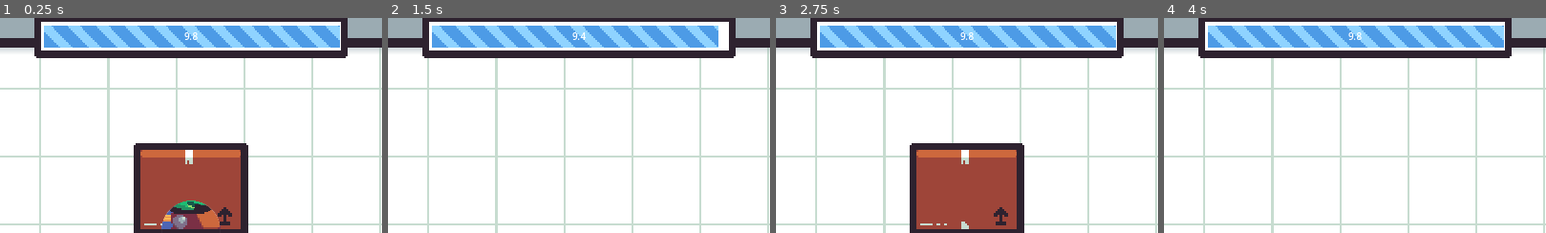
Above: before the commit, frames 1-4 (left to right).
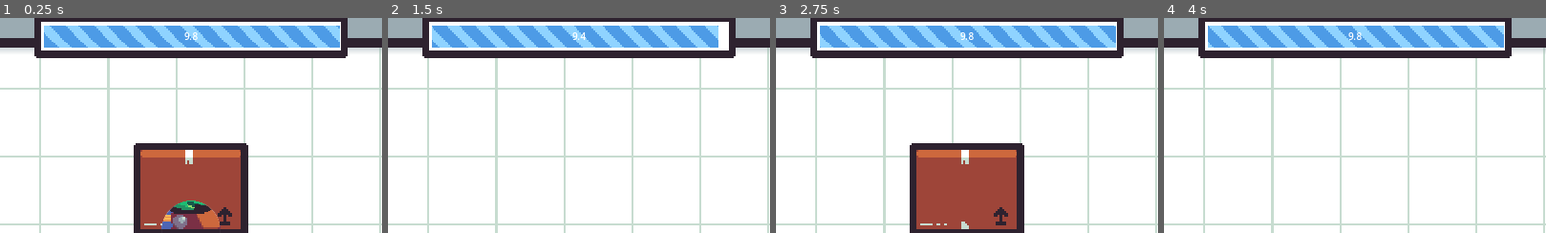
Above: after the commit, the same moments.

Repository: FixelDev/inside-out-inc
Game: Godot game, scene res://scenes/game/game.tscn
Two runs of this game, one before a commit and one after it. Both use one fixed random seed, a clock stepped at 60 frames per second and the inputs below.
Inputs (mouse positions are % of the whole screen's width and height, from its top left):
- Up to frame 1 (0.25 s): no input
- Up to frame 2 (1.5 s): click "ACCEPT" at 0.5 s; tap Enter at 1.25 s; move the mouse to (72, 45) at 1.27 s
- Up to frame 3 (2.75 s): move the mouse to (30, 55) at 2.02 s
- Up to frame 4 (4 s): click "ACCEPT" at 2.75 s; tap Space at 3.5 s; move the mouse to (60, 28) at 3.52 s
The pictures show only the part of the screen within x 25-75%, y 1-51%; the shares and areas given below are measured in that part.

The runs differ from the first frame. In frame 1, 0.7% of the frame differs, in the area x 11-89%, y 3-14%; in frame 2, 4.6%; in frame 3, 6.9%; in frame 4, 3.1%.

Commit message:
Added scrolling background

Diff:
--- a/scenes/galactic_bulletin/galactic_bulletin.tscn
+++ b/scenes/galactic_bulletin/galactic_bulletin.tscn
@@ -1,10 +1,18 @@
-[gd_scene load_steps=4 format=3 uid="uid://ddbur8nrk7v2v"]
+[gd_scene load_steps=7 format=3 uid="uid://ddbur8nrk7v2v"]
 
 [ext_resource type="Script" path="res://scenes/galactic_bulletin/galactic_bulletin.gd" id="1_scx40"]
 [ext_resource type="Script" path="res://scenes/galactic_bulletin/galactic_bulletin_panel.gd" id="2_4qvp5"]
+[ext_resource type="PackedScene" uid="uid://cxkfs2kfxf0sd" path="res://ui/scrolling_stripes/scrolling_stripes.tscn" id="2_80i7w"]
+[ext_resource type="Texture2D" uid="uid://cxg6mm6jc234f" path="res://scenes/galactic_bulletin/stars.png" id="2_ib1uf"]
 
 [sub_resource type="StyleBoxFlat" id="StyleBoxFlat_blgrw"]
 bg_color = Color(0.0549306, 0.0561564, 0.0966754, 1)
+
+[sub_resource type="StyleBoxTexture" id="StyleBoxTexture_bc16x"]
+texture = ExtResource("2_ib1uf")
+axis_stretch_horizontal = 1
+axis_stretch_vertical = 1
+modulate_color = Color(1, 1, 1, 0.0862745)
 
 [node name="GalacticBulletin" type="Node2D"]
 script = ExtResource("1_scx40")
@@ -18,6 +26,22 @@
 grow_horizontal = 2
 grow_vertical = 2
 theme_override_styles/panel = SubResource("StyleBoxFlat_blgrw")
+
+[node name="ScrollingStripes" parent="UI/BG" instance=ExtResource("2_80i7w")]
+layout_mode = 1
+speed = 0.05
+color = Color(0.176471, 0.168627, 0.258824, 0.239216)
+
+[node name="Stars" type="Panel" parent="UI/BG"]
+texture_repeat = 2
+layout_mode = 1
+anchors_preset = 15
+anchor_right = 1.0
+anchor_bottom = 1.0
+grow_horizontal = 2
+grow_vertical = 2
+scale = Vector2(3.16, 3.16)
+theme_override_styles/panel = SubResource("StyleBoxTexture_bc16x")
 
 [node name="GalacticBulletinPanel" type="Panel" parent="UI/BG"]
 layout_mode = 1
--- a/scenes/game/game.tscn
+++ b/scenes/game/game.tscn
@@ -40,6 +40,7 @@
 [ext_resource type="Texture2D" uid="uid://cb1h8st7s045s" path="res://entities/emergency_module/keypad_disabled.png" id="20_nroji"]
 [ext_resource type="Texture2D" uid="uid://bkgmaajtqp3sh" path="res://entities/emergency_module/emergency_keypad_panel/display.png" id="21_3q47j"]
 [ext_resource type="Texture2D" uid="uid://bynrdy5uuy4eu" path="res://entities/emergency_module/emergency_keypad_panel/button.png" id="22_amina"]
+[ext_resource type="Shader" path="res://ui/scrolling_stripes/scrolling_stripes.gdshader" id="22_ri8qu"]
 [ext_resource type="Texture2D" uid="uid://bnsjx4wro4fjc" path="res://scenes/game/graphics/table.png" id="31_lajfo"]
 [ext_resource type="Texture2D" uid="uid://kwkoqtvpnhil" path="res://entities/emergency_crate/graphics/crate_bottom.png" id="32_b2w7x"]
 [ext_resource type="Texture2D" uid="uid://d4ejv8ag53m6o" path="res://entities/emergency_crate/graphics/crate_decoration.png" id="33_fdnng"]
@@ -172,6 +173,16 @@
 texture = ExtResource("20_nroji")
 
 [sub_resource type="StyleBoxEmpty" id="StyleBoxEmpty_2xoq1"]
+
+[sub_resource type="ShaderMaterial" id="ShaderMaterial_k71cx"]
+shader = ExtResource("22_ri8qu")
+shader_parameter/speed = 0.1
+shader_parameter/color = Vector4(1, 1, 1, 1)
+
+[sub_resource type="ShaderMaterial" id="ShaderMaterial_vco7p"]
+shader = ExtResource("22_ri8qu")
+shader_parameter/speed = 0.1
+shader_parameter/color = Vector4(1, 1, 1, 1)
 
 [sub_resource type="StyleBoxTexture" id="StyleBoxTexture_u46ae"]
 texture = ExtResource("13_1o150")
@@ -428,6 +439,7 @@
 unique_name_in_owner = true
 visible = false
 texture_repeat = 2
+material = SubResource("ShaderMaterial_k71cx")
 layout_mode = 1
 anchors_preset = 5
 anchor_left = 0.5
@@ -445,6 +457,7 @@
 unique_name_in_owner = true
 visible = false
 texture_repeat = 2
+material = SubResource("ShaderMaterial_vco7p")
 layout_mode = 1
 anchors_preset = 5
 anchor_left = 0.5
@@ -831,7 +844,8 @@
 stretch_mode = 1
 
 [node name="Xray" type="PointLight2D" parent="."]
-position = Vector2(827, 303)
+material = ExtResource("3_h6v4r")
+position = Vector2(482, 308)
 scale = Vector2(1.54688, 1.54688)
 energy = 0.0
 range_item_cull_mask = 2
--- /dev/null
+++ b/ui/scrolling_stripes/scrolling_stripes.gd
@@ -0,0 +1,8 @@
+extends Panel
+
+@export var speed: float
+@export var color: Color
+
+func _ready() -> void:
+	material.set_shader_parameter("speed", speed)
+	material.set_shader_parameter("color", color)
--- /dev/null
+++ b/ui/scrolling_stripes/scrolling_stripes.gdshader
@@ -0,0 +1,10 @@
+shader_type canvas_item;
+
+
+uniform float speed;
+uniform vec4 color = vec4(1.0, 1.0, 1.0, 1.0);
+
+void fragment () {
+	COLOR = texture(TEXTURE, vec2(UV.x + TIME * speed, UV.y));
+	COLOR *= color;
+}
--- /dev/null
+++ b/ui/scrolling_stripes/scrolling_stripes.tscn
@@ -0,0 +1,30 @@
+[gd_scene load_steps=6 format=3 uid="uid://cxkfs2kfxf0sd"]
+
+[ext_resource type="Shader" path="res://ui/scrolling_stripes/scrolling_stripes.gdshader" id="1_b41td"]
+[ext_resource type="Texture2D" uid="uid://ci4n4s6iqo1y2" path="res://ui/scrolling_stripes/fill_universal.png" id="2_q67ff"]
+[ext_resource type="Script" path="res://ui/scrolling_stripes/scrolling_stripes.gd" id="3_2fwqr"]
+
+[sub_resource type="ShaderMaterial" id="ShaderMaterial_lg2dw"]
+shader = ExtResource("1_b41td")
+shader_parameter/speed = 0.1
+shader_parameter/color = Vector4(1, 1, 1, 1)
+
+[sub_resource type="StyleBoxTexture" id="StyleBoxTexture_e4gcx"]
+texture = ExtResource("2_q67ff")
+axis_stretch_horizontal = 1
+axis_stretch_vertical = 1
+region_rect = Rect2(0, 0, 32, 32)
+
+[node name="ScrollingStripes" type="Panel"]
+texture_repeat = 2
+material = SubResource("ShaderMaterial_lg2dw")
+anchors_preset = 15
+anchor_right = 1.0
+anchor_bottom = 1.0
+grow_horizontal = 2
+grow_vertical = 2
+scale = Vector2(7.08, 7.08)
+theme_override_styles/panel = SubResource("StyleBoxTexture_e4gcx")
+script = ExtResource("3_2fwqr")
+speed = 0.1
+color = Color(1, 1, 1, 1)
Binary file added: scenes/galactic_bulletin/stars.aseprite
Binary file added: scenes/galactic_bulletin/stars.png
Not shown, added: scenes/galactic_bulletin/stars.png.import
Not shown: 1 places in scenes/game/game.tscn that only renumber resources
Binary file added: ui/fill_universal.aseprite
Binary file added: ui/scrolling_stripes/fill_universal.png
Not shown, added: ui/scrolling_stripes/fill_universal.png.import
